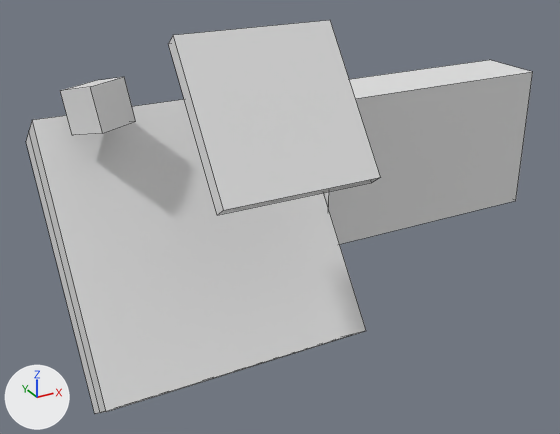
The Blender file blender-files/BWE_GROUPEDOBJECTS_contra.blend: old version first, new version second.
The view is the same before and after, from a 50 mm lens placed at (-1.98, -4.91, 2.5), pointed at (0.27, -0.83, 0.46). The lights are fixed; the arrows at lower left show +X, +Y and +Z. Mesh edges are drawn as thin lines.
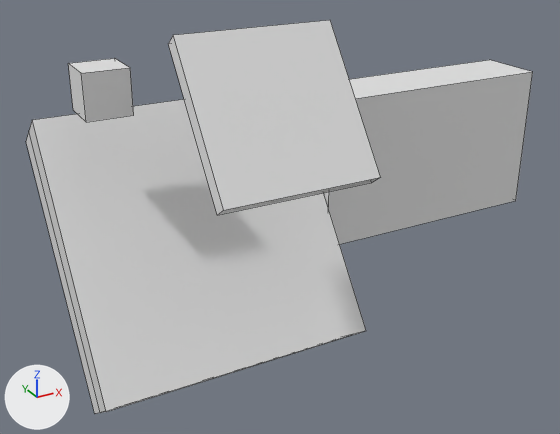
Changed parts and their boxes (x1, y1, x2, y2) in the pictures (560 x 434 px):
```json
{"object": "insides-pmat", "change": "moved, turned", "before": [60, 77, 135, 135], "after": [68, 58, 134, 122]}
```

The change, as JSON lines over the scene's bpy script:
```json
{"op": "set", "path": "ob_insides_pmat.rotation_euler", "old": "(-0.225, -0.0144, 0.469)", "new": "(0.0, 0.0, 0.0)", "note": "degrees (-13, -0.8, 27) -> degrees (0, 0, 0)"}
{"op": "set", "path": "ob_insides_pmat.location", "old": "(-0.605, 0.0978, 1.095)", "new": "(-0.648, -0.158, 1.271)"}
```
